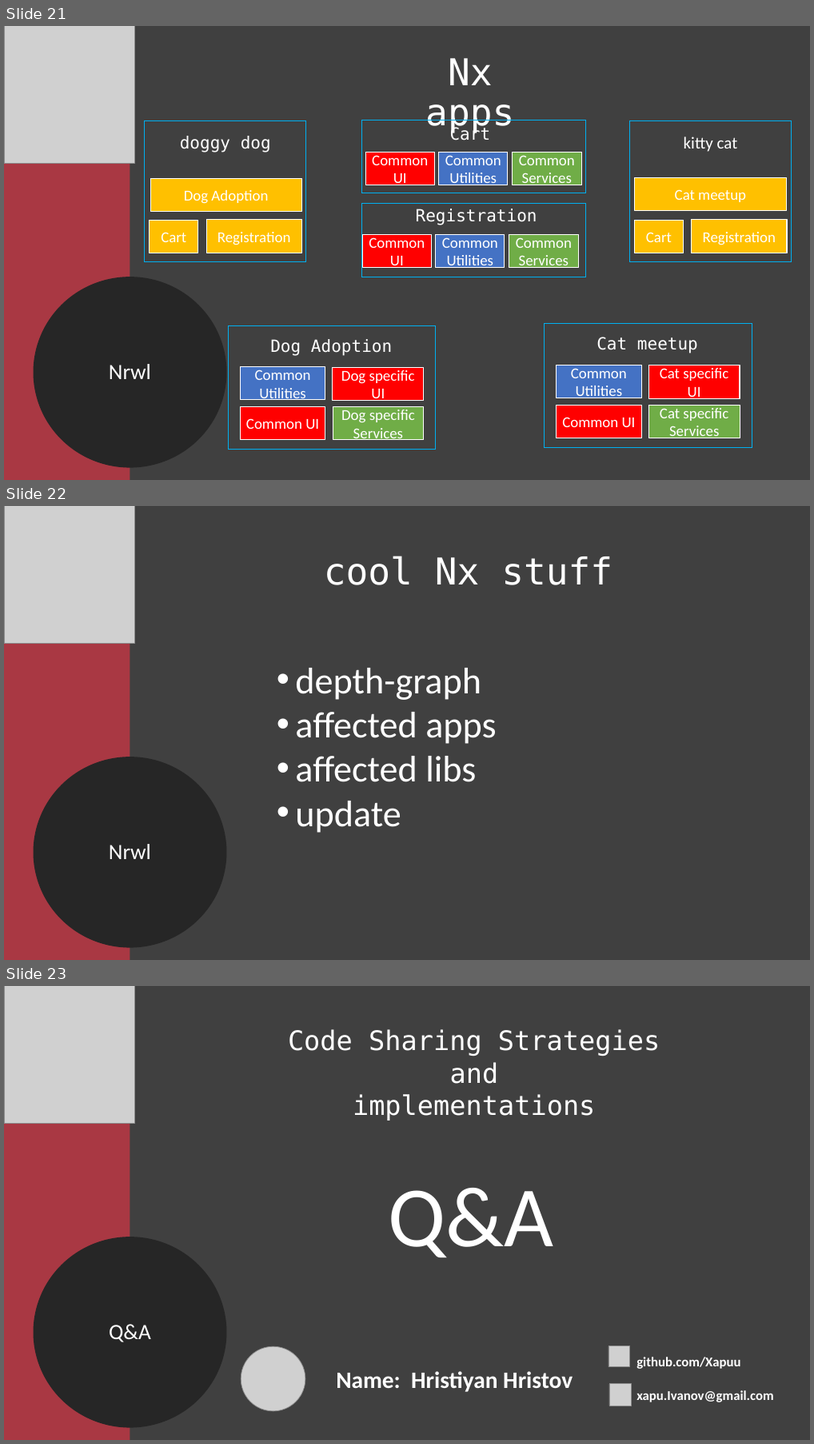
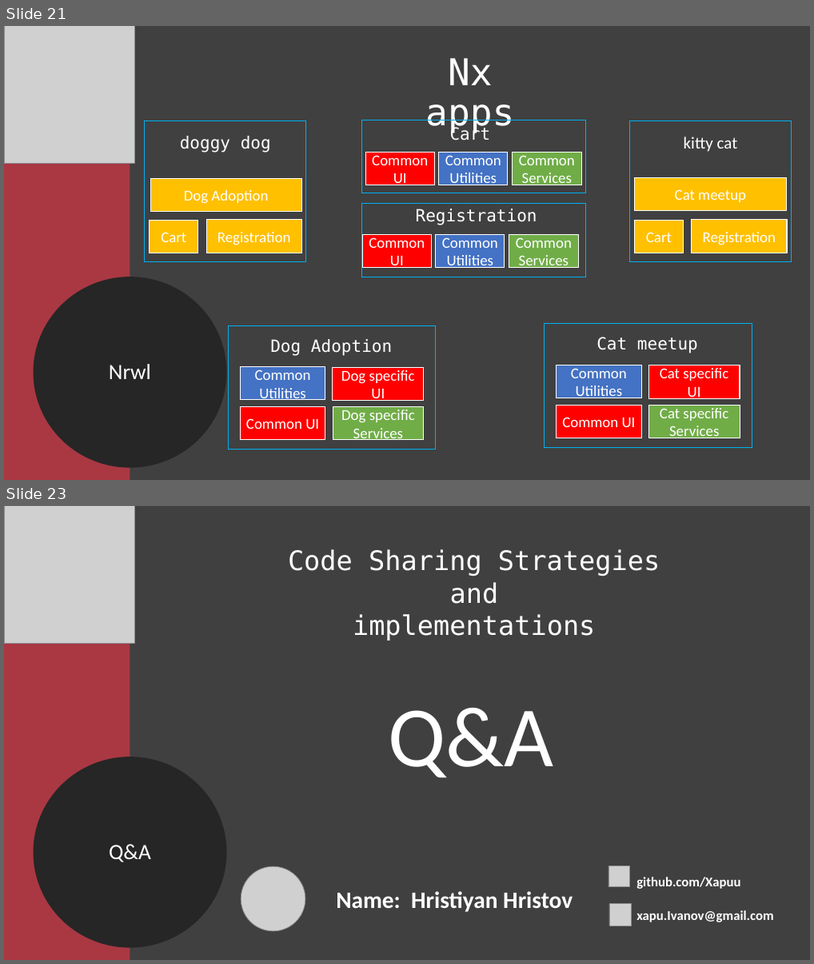
Before and after one commit to Xapuu/programingStuff, a slide deck: ngMeetup.pptx. Shown one above the other, each under a label of ours: slides 21, 22 and 23 before the commit, slides 21 and 23 after it; the slides between them are not shown. The pictures are 814x1444 and 814x964 pixels, drawn with LibreOffice and Linux fonts; fonts in the diff are those of the drawing; grey boxes stand for pictures. Boxes give left, top, right and bottom in pixels: in the first picture for what was removed or moved away, otherwise in the second. Text is boxed around its words. In the diff, an @@ line names an element or a change of style, - is before the commit and + after.

```diff
--- a/ngMeetup.pptx
+++ b/ngMeetup.pptx
@@ slide 22 removed at bbox=[4, 506, 810, 960], background #404040 @@
@@ rectangle removed at bbox=[4, 506, 130, 960] @@
@@ picture removed at bbox=[4, 506, 134, 644] @@
@@ text removed at bbox=[324, 556, 613, 585] @@
-cool Nx stuff
@@ text removed at bbox=[295, 668, 497, 832] @@
-• depth-graph
-• affected apps
-• affected libs
-• update
@@ ellipse removed at bbox=[39, 763, 221, 941] @@
-Nrwl
```
Also in this commit, not shown: 1 slide changed, 1 slide added, 2 other files.
